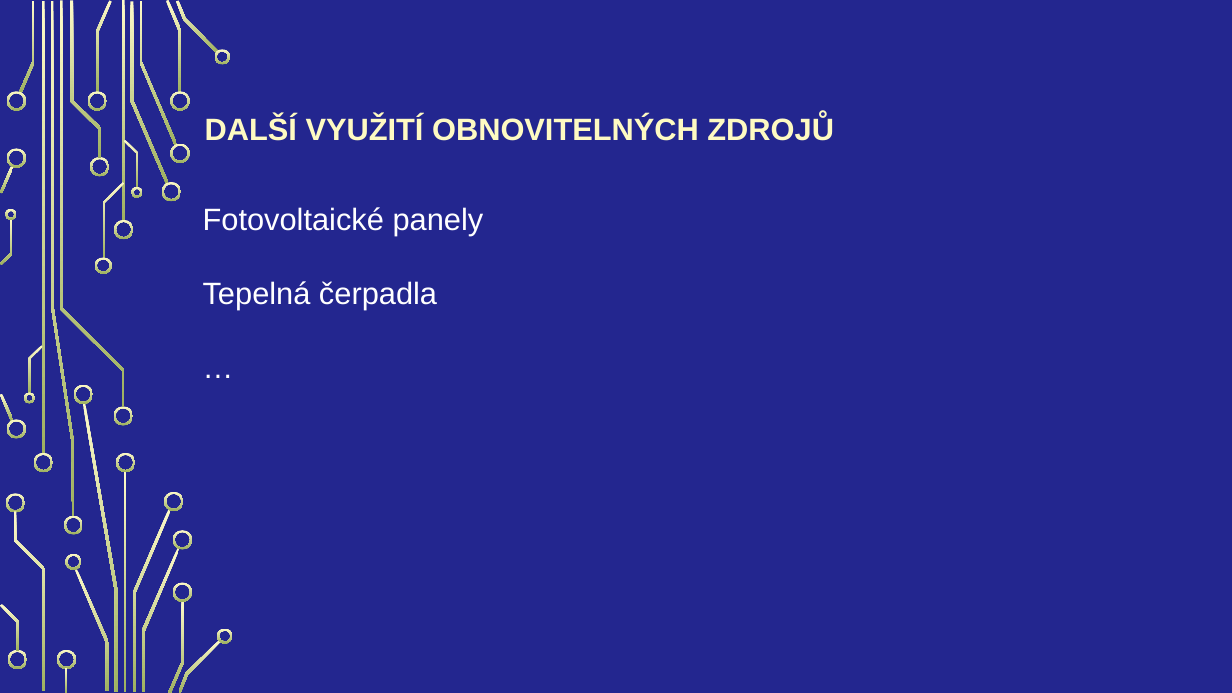
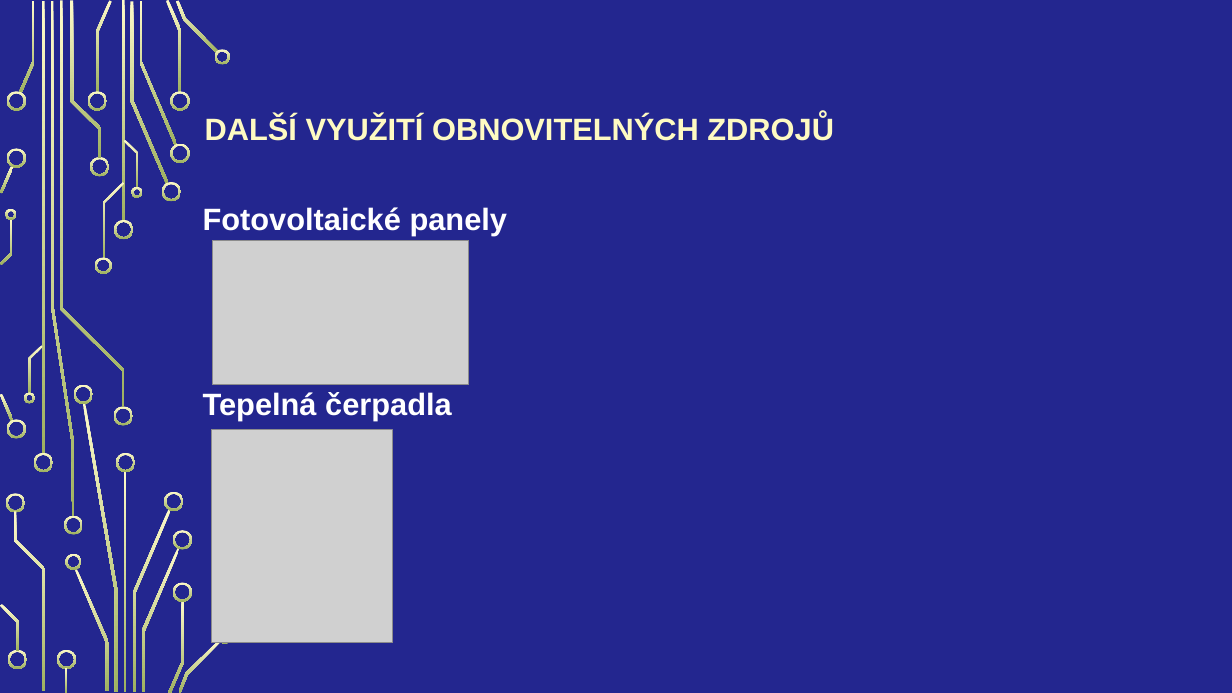
Before and after one commit to Vojta2809/Internet-v-c-a-chytr-m-sta, a slide deck: slide 12 of langsadl.pptx. Drawn at 1232x693 pixels with LibreOffice and Linux fonts; fonts in the diff are those of the drawing; grey boxes stand for pictures; background and template pictures are left out. Boxes give left, top, right and bottom in pixels: in the first picture for what was removed or moved away, otherwise in the second. Text is boxed around its words. In the diff, an @@ line names an element or a change of style, - is before the commit and + after.

```diff
--- a/langsadl.pptx
+++ b/langsadl.pptx
@@ text at (203, 207, 508, 420): paragraph removed @@
-…
@@ text "Fotovoltaické panely" at (203, 207, 508, 420): bold on @@
@@ picture added at (212, 240, 469, 384) @@
@@ picture added at (212, 430, 392, 642) @@
```
Also in this commit, not shown: 9 other slides changed, 3 slides added, 2 slides removed.
